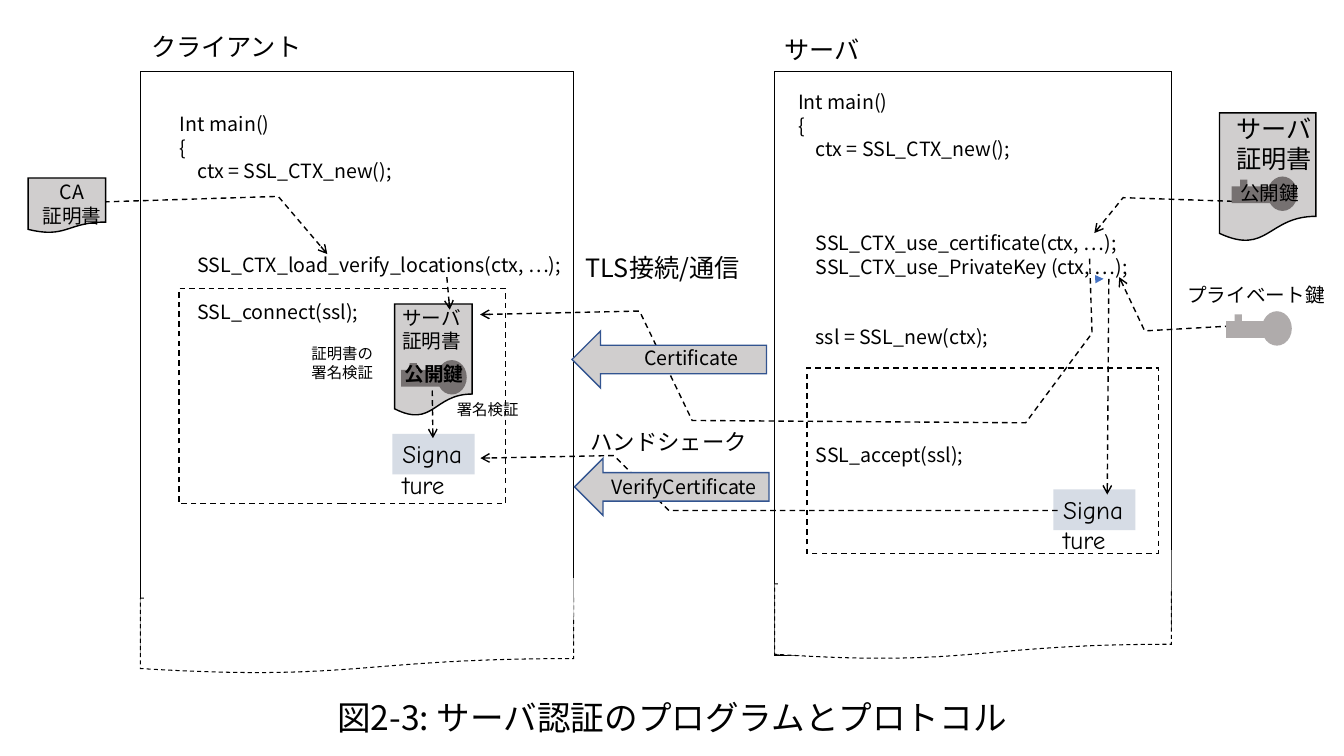
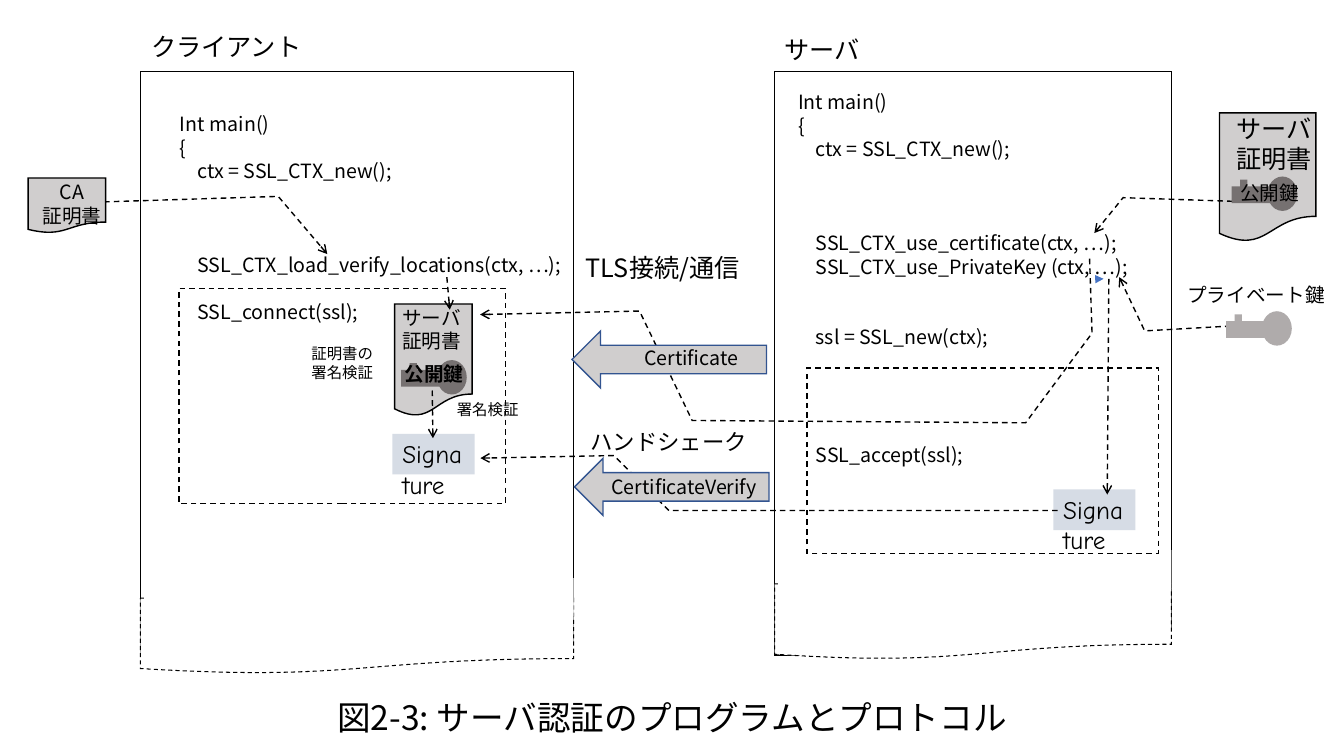
Before and after one commit to kojo1/TLSbook-en, a slide deck: slide 5 of Part1.Technology/Chapter2.Protocol/Protocol-fig-jp.pptx. Drawn at 1344x756 pixels with LibreOffice and Linux fonts; fonts in the diff are those of the drawing. Boxes give left, top, right and bottom in pixels: in the first picture for what was removed or moved away, otherwise in the second. Text is boxed around its words. In the diff, an @@ line names an element or a change of style, - is before the commit and + after.

```diff
--- a/Part1.Technology/Chapter2.Protocol/Protocol-fig-jp.pptx
+++ b/Part1.Technology/Chapter2.Protocol/Protocol-fig-jp.pptx
@@ text at [611, 478, 756, 499]: text changed @@
-VerifyCertificate
+CertificateVerify
```
Also in this commit, not shown: 1 slide added, 7 other files.
